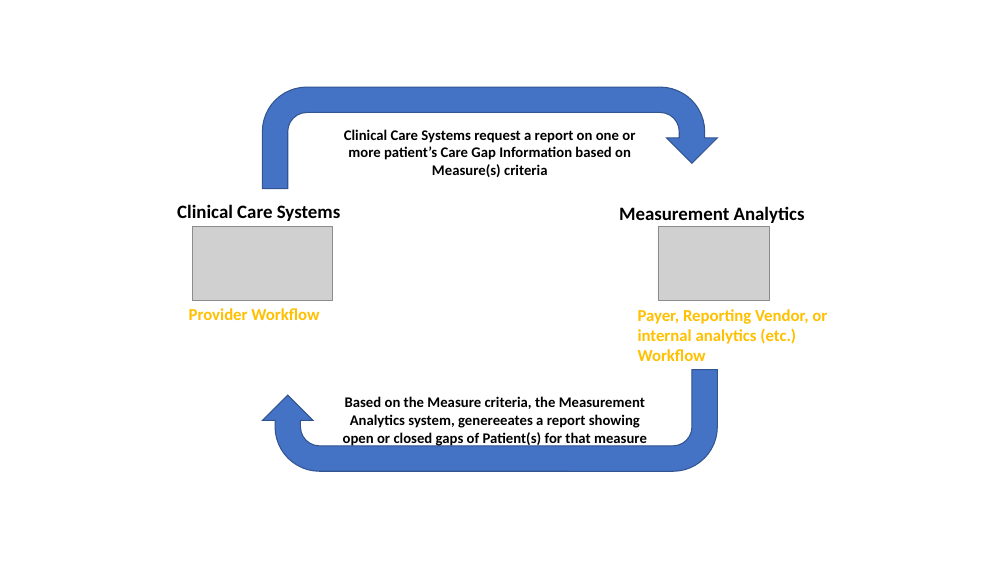
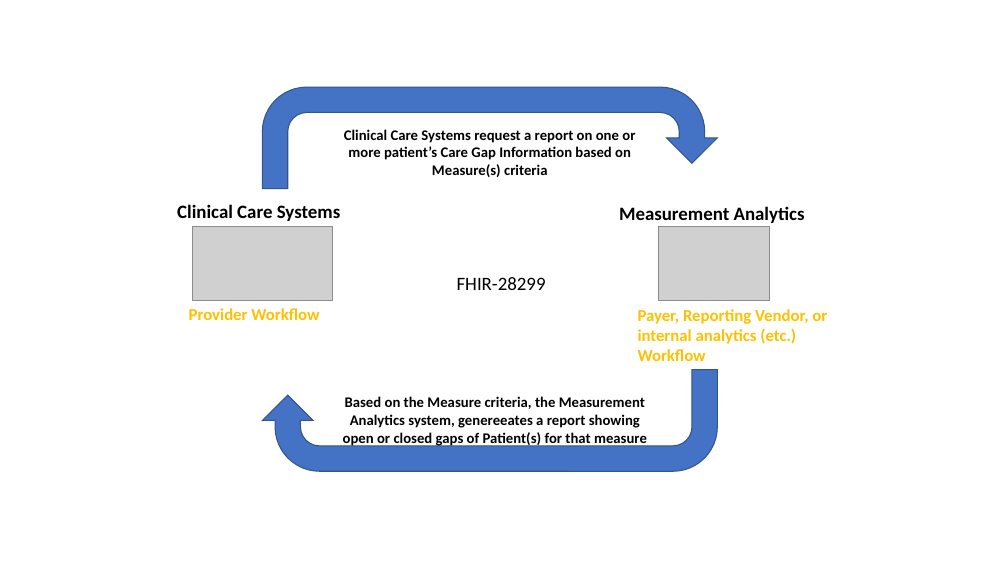
Before and after one commit to HL7/davinci-deqm, a slide deck: slide 3 of input/images/source/Gaps in Care Graphics.pptx. Drawn at 1008x567 pixels with LibreOffice and Linux fonts; fonts in the diff are those of the drawing; grey boxes stand for pictures. Boxes give left, top, right and bottom in pixels: in the first picture for what was removed or moved away, otherwise in the second. Text is boxed around its words. In the diff, an @@ line names an element or a change of style, - is before the commit and + after.

```diff
--- a/input/images/source/Gaps in Care Graphics.pptx
+++ b/input/images/source/Gaps in Care Graphics.pptx
@@ text added at <box>457,277,546,290</box>, 18 pt, text #000000 @@
+FHIR-28299
```
Also in this commit, not shown: 1 slide added, 8 other files.
